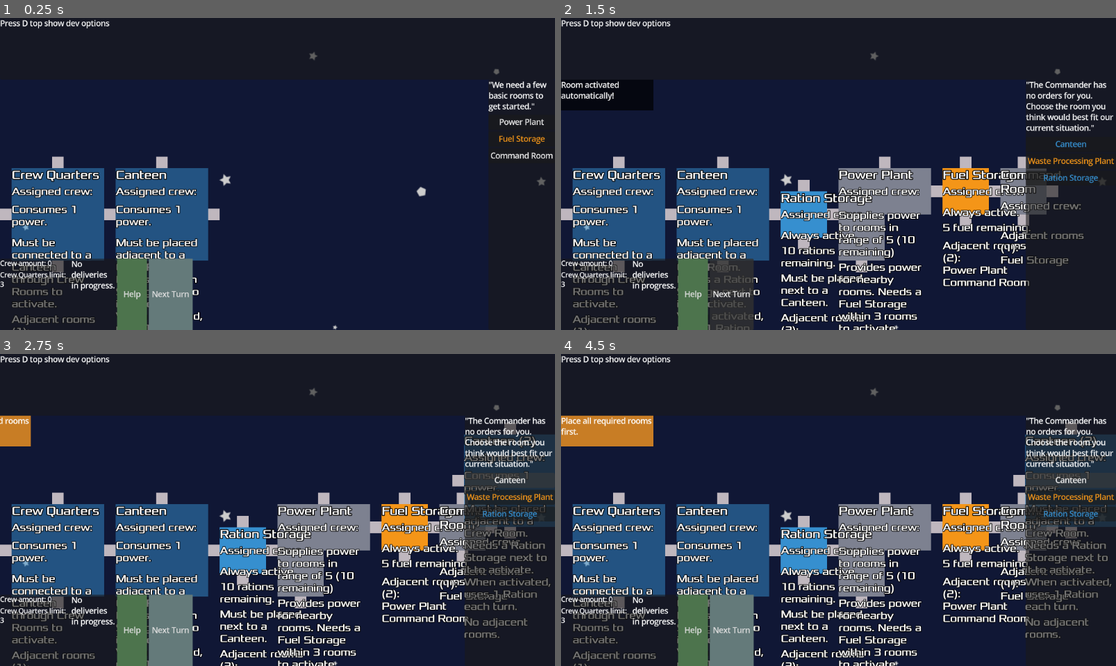
Above: before the commit, frames 1-4 (two rows, left to right).
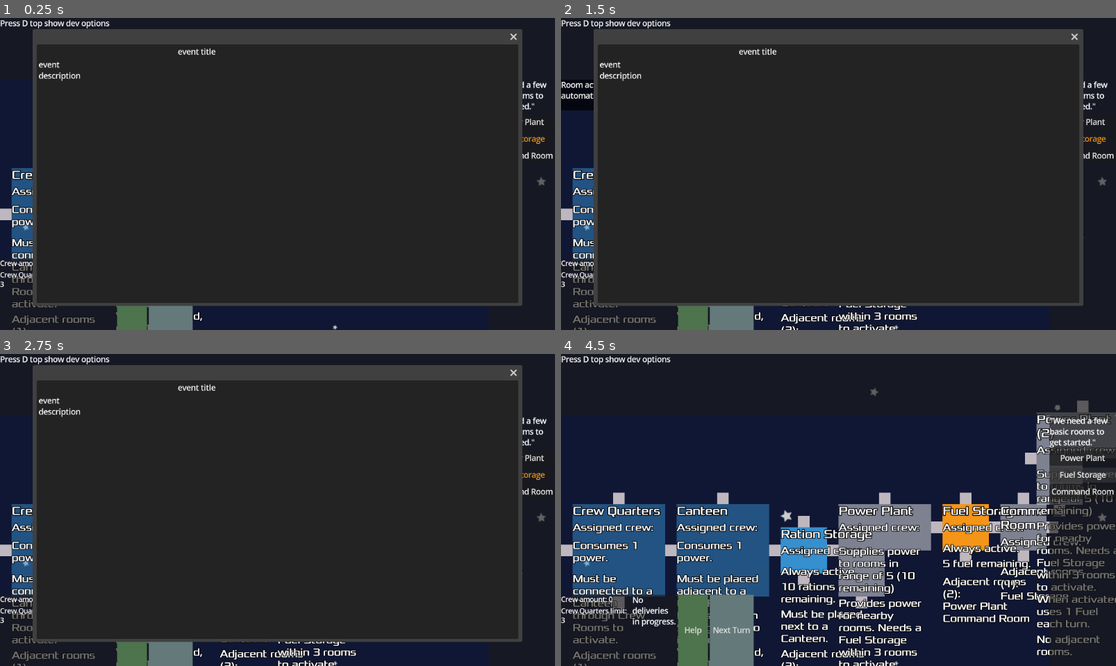
Above: after the commit, the same moments.

Repository: juhanikat/mothership
Game: Godot game, scene res://scenes/main.tscn
Same seed, same stepped clock (60 frames per second), same inputs: the game is played once before the commit and once after it. The engine's default icon, where the game draws it, is replaced by a stand-in: a white triangle on a blue panel in a dark square.
Inputs (mouse positions are in pixels of both pictures, inside the frame that each line leads up to):
- Up to frame 1 (0.25 s): no input
- Up to frame 2 (1.5 s): click "Next Turn" at 0.5 s; click "Next Turn" at 1.25 s
- Up to frame 3 (2.75 s): click (510, 481) at 2 s, where only the run before the commit has a clickable "Canteen"
- Up to frame 4 (4.5 s): click (1082, 456) at 2.75 s, where only the run after the commit has a clickable "Power Plant"; click (1071, 497) at 3.5 s, where only the run before the commit has a clickable "Waste Processing Plant"; click (1082, 475) at 4.25 s, where only the run after the commit has a clickable "Fuel Storage"

The runs differ from the first frame. In frame 1, 18% of the frame differs, in the area x 5-95%, y 3-93%; in frame 2, 30%; in frame 3, 33%, in the area x 0-100%, y 3-93%; in frame 4, 8.9%.

Commit message:
added event system

Diff:
--- a/data_scripts/EventData.gd
+++ /dev/null
@@ -1,4 +0,0 @@
-extends Node
-class_name EventData
-
-enum EVENTS {FIRE_1, IMPOSTERS_1, SHOCK_1}
--- /dev/null
+++ b/gameplay_scripts/EventFunctions.gd
@@ -0,0 +1,51 @@
+class_name EventFunctions
+extends Script
+
+
+## Returns a random events data from a pool of possible events, by first checking each events "can_appear_func" status,
+## then picking a random event from that pool by using their "probability" value (bigger number = better chance to get picked)
+static func get_random_event(scene_tree: SceneTree) -> Dictionary:
+	var event_ranges: Dictionary[EventData.EVENTS, Array] = {}
+	var max_number = 0
+	for event: EventData.EVENTS in EventData.event_data:
+		var data = EventData.event_data[event]
+		var can_appear_func: Callable = data.get("can_appear_func")
+		if can_appear_func.call(scene_tree):
+			event_ranges[event] = range(max_number, data["probability"] + max_number)
+			max_number += data["probability"]
+
+	if len(event_ranges) == 0:
+		# No events can appear at the moment
+		return {}
+
+	var rand_number = randi_range(0, max_number - 1)
+	for event: EventData.EVENTS in event_ranges:
+		if rand_number in event_ranges[event]:
+			return EventData.event_data[event]
+
+	push_error("get_random_event() did not select anything!")
+	push_error("Random number was: %d" % [rand_number])
+	push_error("The ranges in event_ranges Array were:")
+	for event in event_ranges:
+		push_error("" .join(event_ranges[event]))
+	return {}
+
+
+static func print_event_info(scene_tree: SceneTree) -> void:
+	var possible_events_strings = []
+	for data: Dictionary in EventData.event_data.values():
+		var can_appear_func: Callable = data.get("can_appear_func")
+		if can_appear_func.call(scene_tree):
+			possible_events_strings.append("%s (Probability number: %d)" % [data["title"], data["probability"]])
+	if len(possible_events_strings) == 0:
+		print("No events can appear this turn.")
+	else:
+		print("The following events have a change to appear:")
+		for event_string in possible_events_strings:
+			print(event_string)
+
+
+## Called by HUD when a choice button is pressed.
+## Does something (modifies the probabilites on other events, etc.) based on the choice.
+static func handle_choice(choice: EventData.CHOICES) -> void:
+	pass
--- a/data_scripts/RoomOrders.gd
+++ b/gameplay_scripts/RoomOrders.gd
@@ -1,4 +1,4 @@
-extends Node
+extends Script
 class_name RoomOrders
 
 ## Holds functions related to the selection of new rooms and events.
--- a/gameplay_scripts/hud/hud.gd
+++ b/gameplay_scripts/hud/hud.gd
@@ -17,6 +17,11 @@
 @export var delivery_info_label: RichTextLabel
 @export var dev_toolbar: HBoxContainer
 @export var dev_options_hint_label: RichTextLabel
+
+@export var event_popup: PopupPanel
+@export var event_title_label: RichTextLabel
+@export var event_description_label: RichTextLabel
+@export var event_choice_buttons_container: VBoxContainer
 
 var total_crew: int = 0 # changed by the update() function in this script
 var crew_quarters_limit: int
@@ -153,3 +158,14 @@
 
 func _on_help_button_pressed() -> void:
 	help_popup.show()
+
+func show_event(event_data: Dictionary) -> void:
+	event_title_label.text = event_data["title"]
+	event_description_label.text = event_data["description"]
+	var choices = event_data.get("choices", null)
+	if choices:
+		for choice in choices:
+			var choice_button = Button.new()
+			choice_button.text = choice.text
+			choice_button.connect(choice_button.pressed, func(): EventFunctions.handle_choice(choice.value))
+	event_popup.show()
--- a/gameplay_scripts/main.gd
+++ b/gameplay_scripts/main.gd
@@ -17,6 +17,7 @@
 @export var testing_room_locations: Node2D # holds locations for above rooms
 
 var room_scene = load("res://scenes/room.tscn")
+var event_functions_scene = load("res://gameplay_scripts/EventFunctions.gd")
 
 var path_start: Vector2
 var path_start_room: Room # the room where the path starts
@@ -29,7 +30,6 @@
 var previous_mouse_pos_zooming: Vector2 = Vector2(0, 0)
 
 var spawned_room_names = { } # used to give new rooms an ordering number (purely visual atm)
-var turn: int = 1
 var total_crew: int = 0
 var crew_quarters_limit: int = 3
 
@@ -38,6 +38,8 @@
 @onready var hud = get_node("HUD")
 
 var create_testing_rooms: bool = true
+var event_functions: EventFunctions
+
 
 
 ## Creates a new room at position, and adds it as a child to TestingRoom.
@@ -173,13 +175,13 @@
 ## Returns true if the player has done all that is needed to do on the current turn
 ## (for example, the three starting rooms have to be placed on the first turn to continue).
 func check_turn_requirements() -> bool:
-	if turn == 1:
+	if GlobalVariables.turn == 1:
 		var all_room_types = get_tree().get_nodes_in_group("Room").map(func(room: Room): return room.room_type)
 		for required_type in [RoomData.RoomType.COMMAND_ROOM, RoomData.RoomType.FUEL_STORAGE, RoomData.RoomType.POWER_PLANT]:
 			if required_type not in all_room_types:
 				GlobalNotice.display("Place all required rooms first.", "warning")
 				return false
-	elif turn == 3:
+	elif GlobalVariables.turn == 3:
 		var cargo_bay = get_tree().get_nodes_in_group("CargoBay")
 		if not cargo_bay:
 			GlobalNotice.display("Place all required rooms first.", "warning")
@@ -228,12 +230,12 @@
 ## Gets a new order from the captain and shows the corresponding buttons in the HUD.
 ## Also calls next_turn() inside each RoomGameplay.
 func _on_next_turn() -> void:
-	turn += 1
+	GlobalVariables.turn += 1
 	for gameplay: RoomGameplay in get_tree().get_nodes_in_group("RoomGameplay"):
 		gameplay.next_turn()
 
 	var next_order: Dictionary
-	if turn == 3:
+	if GlobalVariables.turn == 3:
 		next_order = RoomOrders.get_specific_order(OrderData.Order.CARGO_BAY_ORDER)
 	else:
 		var active_data_analysis_rooms = get_tree().get_nodes_in_group("DataAnalysis").filter(func(room: Room): return room.gameplay.activated)
@@ -244,6 +246,11 @@
 	room_selection.clear_room_buttons()
 	room_selection.show_order(next_order.description, possible_rooms)
 
+	EventFunctions.print_event_info(get_tree())
+	var next_event_data = EventFunctions.get_random_event(get_tree())
+	if next_event_data:
+		hud.show_event(next_event_data)
+
 
 func _on_crew_added(amount: int) -> void:
 	total_crew += amount
--- /dev/null
+++ b/global_scripts/EventData.gd
@@ -0,0 +1,29 @@
+extends Node
+## This node is Autoloaded since event_data cannot be used in other scripts otherwise
+## (because it is not a const, and it can't be a const because the _data dictionaries have functions in them).
+
+enum EVENTS {FIRE_1, IMPOSTERS_1, SHOCK_1, BUILD_RESEARCH}
+enum CHOICES {}
+
+var _build_research_data = {
+	"title": "Build more Research Rooms",
+	"description": "",
+	"probability": 1,
+	"can_appear_func": func(scene_tree: SceneTree): return len(scene_tree.get_nodes_in_group("ResearchRoom")) < GlobalVariables.turn / 3.0
+}
+
+var _shock_1_data = {
+	"title": "A wave sweeps over the station",
+	"description": "The force of the anomaly is not enough to cause injury, but it is enough to wake you up. The entire station has apparently experienced periodic electromagnetic pulses for the last few hours, with the latest one being the strongest one yet.
+
+	\"We're still investigating, but it doesn't seem to be originating from any machinery. Nothing's damaged yet either, but that might change soon.\"
+	",
+	"probability": 1,
+	"can_appear_func": func(_scene_tree: SceneTree): return true
+}
+
+# this has to be last
+var event_data = {
+	EVENTS.BUILD_RESEARCH: _build_research_data,
+	EVENTS.SHOCK_1: _shock_1_data,
+}
--- /dev/null
+++ b/global_scripts/GlobalVariables.gd
@@ -0,0 +1,4 @@
+extends Node
+
+
+var turn: int = 1
--- a/project.godot
+++ b/project.godot
@@ -20,6 +20,8 @@
 GlobalSignals="*res://global_scripts/GlobalSignals.gd"
 GlobalInputFlags="*res://global_scripts/GlobalInputFlags.gd"
 GlobalNotice="*res://global_scripts/GlobalNotice.gd"
+GlobalVariables="*res://global_scripts/GlobalVariables.gd"
+EventData="*res://global_scripts/EventData.gd"
 
 [debug]
 
--- a/scenes/hud.tscn
+++ b/scenes/hud.tscn
@@ -8,7 +8,7 @@
 [sub_resource type="StyleBoxFlat" id="StyleBoxFlat_oo0fn"]
 bg_color = Color(0.392165, 0.478501, 0.478927, 1)
 
-[node name="HUD" type="CanvasLayer" node_paths=PackedStringA …(306 unchanged characters)…  "dev_toolbar", "dev_options_hint_label")]
+[node name="HUD" type="CanvasLayer" node_paths=PackedStringA …(306 unchanged characters)…  "dev_toolbar", "dev_options_hint_label", "event_popup", "event_title_label", "event_description_label", "event_choice_buttons_container")]
 script = ExtResource("1_ahhtf")
 crew_room_list = NodePath("PanelContainer/TopBar/CrewRoomList")
 maintenance_room_list = NodePath("PanelContainer/TopBar/MaintenanceRoomList")
@@ -26,6 +26,10 @@
 delivery_info_label = NodePath("PanelContainer2/HBoxContainer/DeliveryInfoLabel")
 dev_toolbar = NodePath("PanelContainer/TopBar")
 dev_options_hint_label = NodePath("PanelContainer/DevOptionsHintLabel")
+event_popup = NodePath("EventPopup")
+event_title_label = NodePath("EventPopup/HBoxContainer/VBoxContainer/EventTitle")
+event_description_label = NodePath("EventPopup/HBoxContainer/VBoxContainer/EventDescription")
+event_choice_buttons_container = NodePath("EventPopup/HBoxContainer/EventChoiceButtons")
 
 [node name="PanelContainer" type="PanelContainer" parent="."]
 anchors_preset = -1
@@ -171,6 +175,46 @@
 focus_mode = 0
 theme_override_styles/normal = SubResource("StyleBoxFlat_oo0fn")
 text = "Next Turn"
+
+[node name="EventPopup" type="PopupPanel" parent="."]
+auto_translate_mode = 1
+initial_position = 1
+size = Vector2i(1000, 537)
+visible = true
+borderless = false
+
+[node name="HBoxContainer" type="HBoxContainer" parent="EventPopup"]
+offset_left = 4.0
+offset_top = 4.0
+offset_right = 996.0
+offset_bottom = 533.0
+
+[node name="VBoxContainer" type="VBoxContainer" parent="EventPopup/HBoxContainer"]
+layout_mode = 2
+size_flags_horizontal = 3
+
+[node name="EventTitle" type="RichTextLabel" parent="EventPopup/HBoxContainer/VBoxContainer"]
+layout_mode = 2
+size_flags_vertical = 4
+bbcode_enabled = true
+text = "event title"
+fit_content = true
+horizontal_alignment = 1
+metadata/_edit_use_anchors_ = true
+
+[node name="EventDescription" type="RichTextLabel" parent="EventPopup/HBoxContainer/VBoxContainer"]
+layout_mode = 2
+size_flags_vertical = 3
+bbcode_enabled = true
+text = "event
+description"
+fit_content = true
+metadata/_edit_use_anchors_ = true
+
+[node name="EventChoiceButtons" type="VBoxContainer" parent="EventPopup/HBoxContainer"]
+layout_mode = 2
+size_flags_horizontal = 3
+size_flags_stretch_ratio = 0.5
 
 [node name="CargoPopup" type="PopupPanel" parent="."]
 title = "Cargo"
Not shown, added: gameplay_scripts/EventFunctions.gd.uid
Renamed: data_scripts/RoomOrders.gd.uid -> gameplay_scripts/RoomOrders.gd.uid
Renamed: data_scripts/EventData.gd.uid -> global_scripts/EventData.gd.uid
Not shown, added: global_scripts/GlobalVariables.gd.uid
